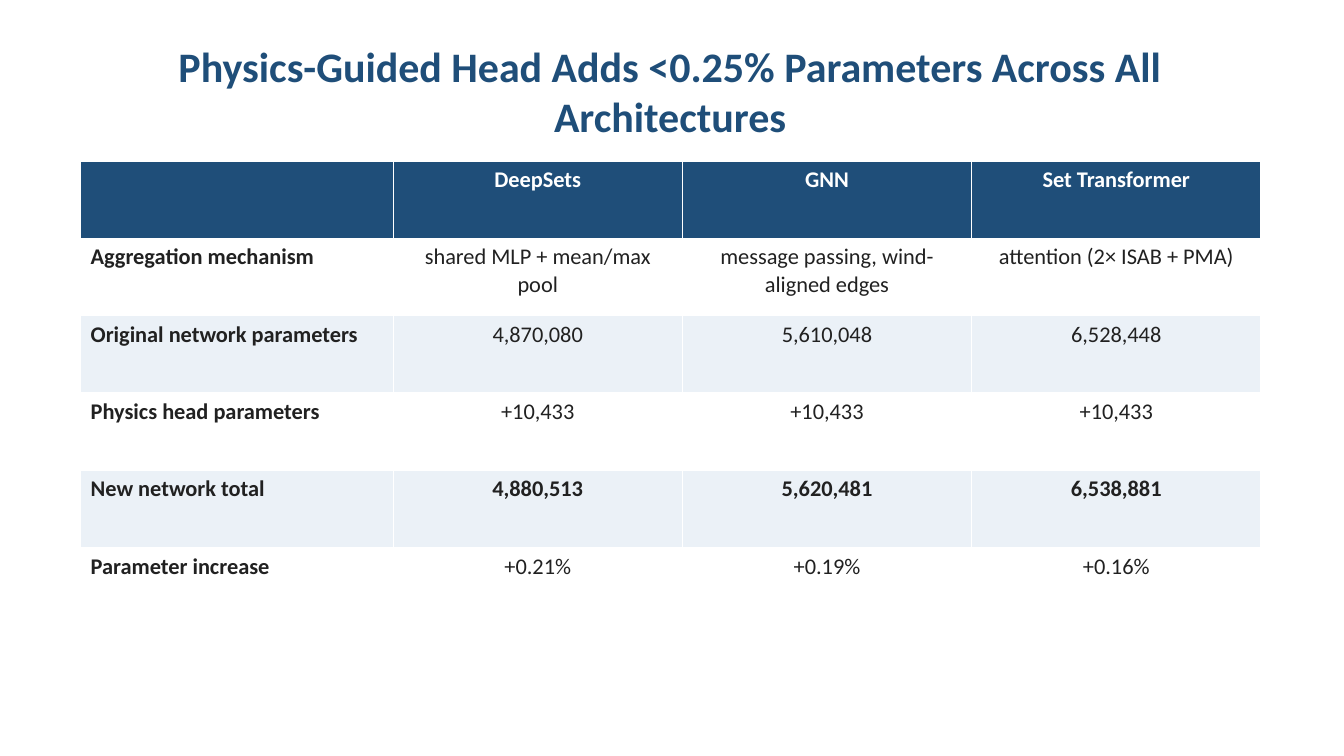
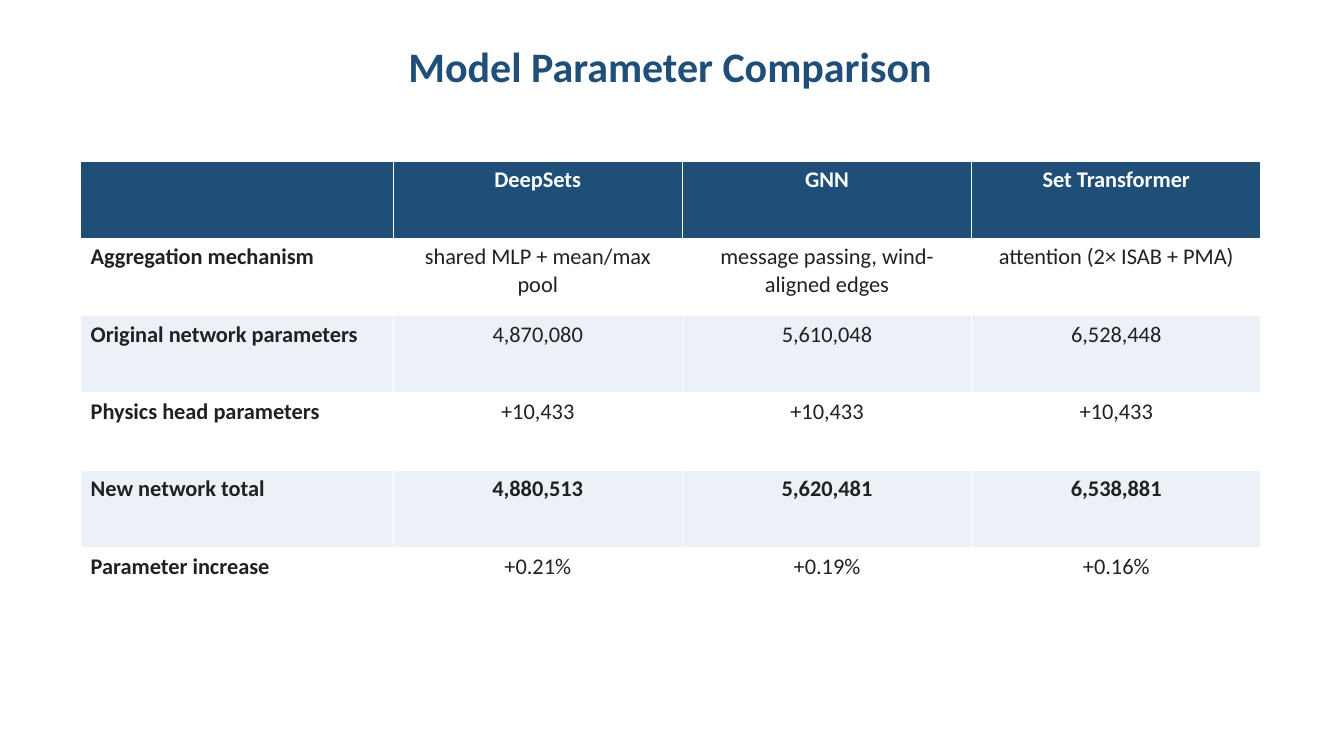
Before and after one commit to ericliang1/RISE-Project, a slide deck: slide 1 of Poster Graphics v3/pptx poster/08_model_card_table.pptx. Drawn at 1344x756 pixels with LibreOffice and Linux fonts; fonts in the diff are those of the drawing. Boxes give left, top, right and bottom in pixels: in the first picture for what was removed or moved away, otherwise in the second. Text is boxed around its words. In the diff, an @@ line names an element or a change of style, - is before the commit and + after.

```diff
--- a/Poster Graphics v3/pptx poster/08_model_card_table.pptx
+++ b/Poster Graphics v3/pptx poster/08_model_card_table.pptx
@@ text at [408,52,932,89]: text changed @@
-Physics-Guided Head Adds <0.25% Parameters Across All Architectures
+Model Parameter Comparison
```
Also in this commit, not shown: 1 other file.
